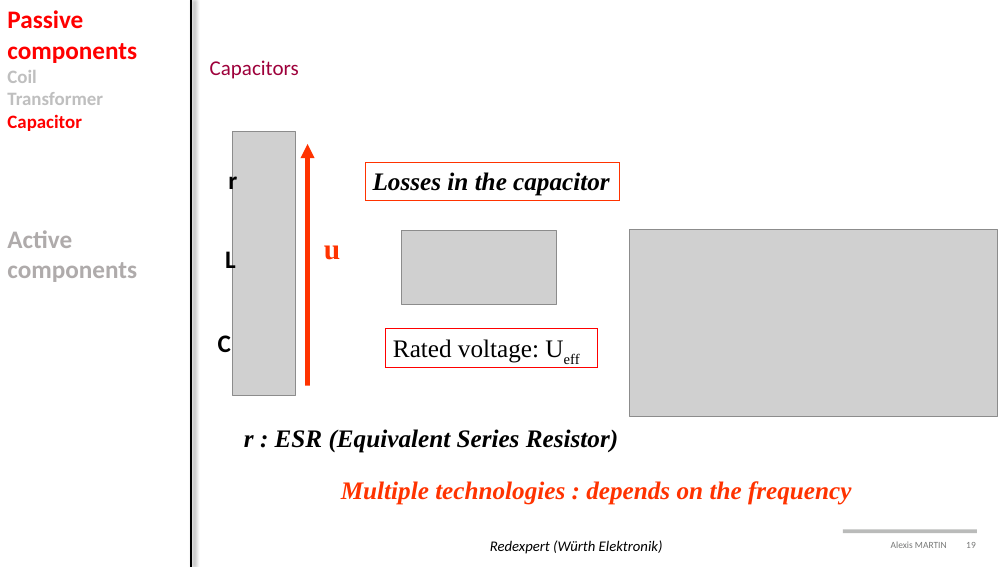
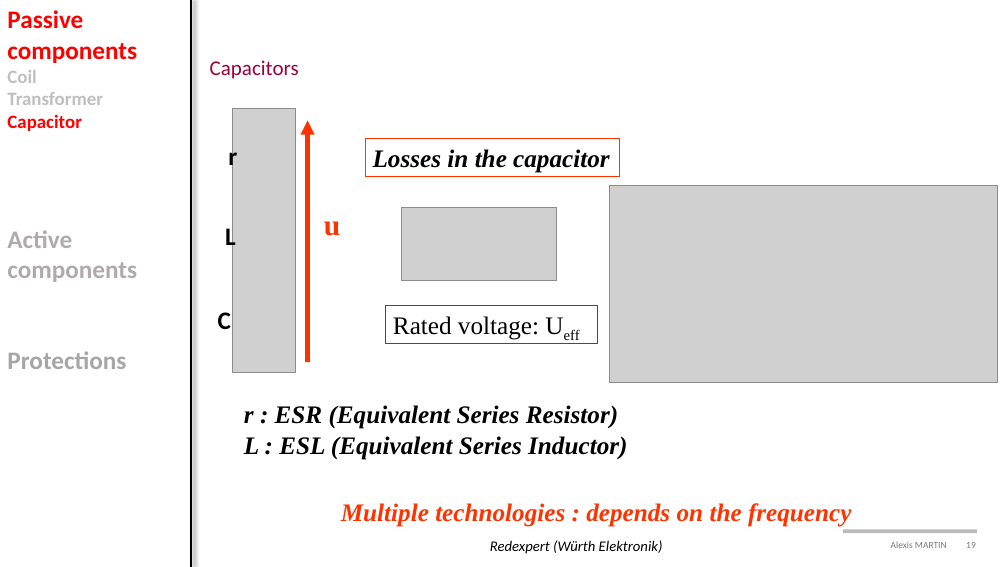
Before and after one commit to alexismartin46/Cours_Electronique_de_Puissance_FISE2, a slide deck: slide 19 of Cours/Cours3_components.pptx. Drawn at 1008x567 pixels with LibreOffice and Linux fonts; fonts in the diff are those of the drawing; grey boxes stand for pictures; background and template pictures are left out. Boxes give left, top, right and bottom in pixels: in the first picture for what was removed or moved away, otherwise in the second. Text is boxed around its words. In the diff, an @@ line names an element or a change of style, - is before the commit and + after.

```diff
--- a/Cours/Cours3_components.pptx
+++ b/Cours/Cours3_components.pptx
@@ 4 texts, 2 pictures, 2 rectangles, 1 arrow: place and size @@
-4 texts, 2 pictures, 2 rectangles, 1 arrow at <box>218,132,620,395</box>
+4 texts, 2 pictures, 2 rectangles, 1 arrow at <box>218,108,620,372</box>
@@ picture: place and size @@
-picture at <box>630,230,997,417</box>
+picture at <box>609,185,997,383</box>
@@ text at <box>7,351,126,369</box>: paragraph added @@
+Protections
@@ text "r : ESR (Equivalent Series ...": place and size @@
-text "r : ESR (Equivalent Series ..." at <box>244,429,618,453</box>
+text "r : ESR (Equivalent Series ..." at <box>244,405,627,460</box>
@@ text at <box>244,436,627,460</box>: paragraph added @@
+L : ESL (Equivalent Series Inductor)
@@ text "Multiple technologies : depends on ...": place and size @@
-text "Multiple technologies : depends on ..." at <box>341,481,852,505</box>
+text "Multiple technologies : depends on ..." at <box>341,503,852,527</box>
```
Also in this commit, not shown: 43 other slides changed, 25 other files.
